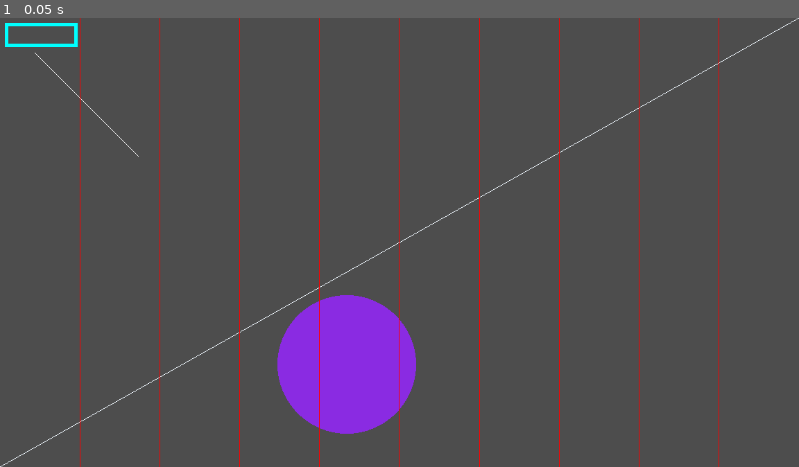
Above: before the commit, frame 1.
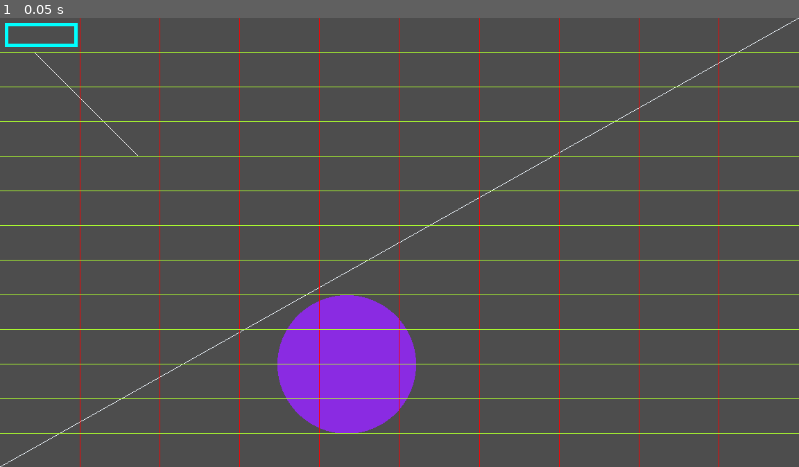
Above: after the commit, the same moment.

Repository: JunH0128/2025
Game: Godot game, scene res://Loops.tscn
The game is run twice, just before and just after one commit, with the same random seed, the same clock (stepped at 60 frames per second) and the same inputs.
Inputs:
- Up to frame 1 (0.05 s): no input

The runs differ from the first frame. In frame 1, 2.9% of the frame differs, in the area x 0-100%, y 7-93%.

Commit message:
added horizontal line in a loop

Diff:
--- a/loops/loops.gd
+++ b/loops/loops.gd
@@ -38,5 +38,13 @@
 	for i in range(num_lines):
 		draw_line(Vector2(i * w, 0),Vector2(i * w, s.y), Color.RED)
 
+	var num_h_lines = 15
+	var gap = 50
+	var border = 0
+	for i in range(num_h_lines):
+		draw_line(Vector2(border, border + gap * i), Vector2(v.size.x - border, border + gap * i), Color.GREEN_YELLOW)
+
+
+
 
 	pass
